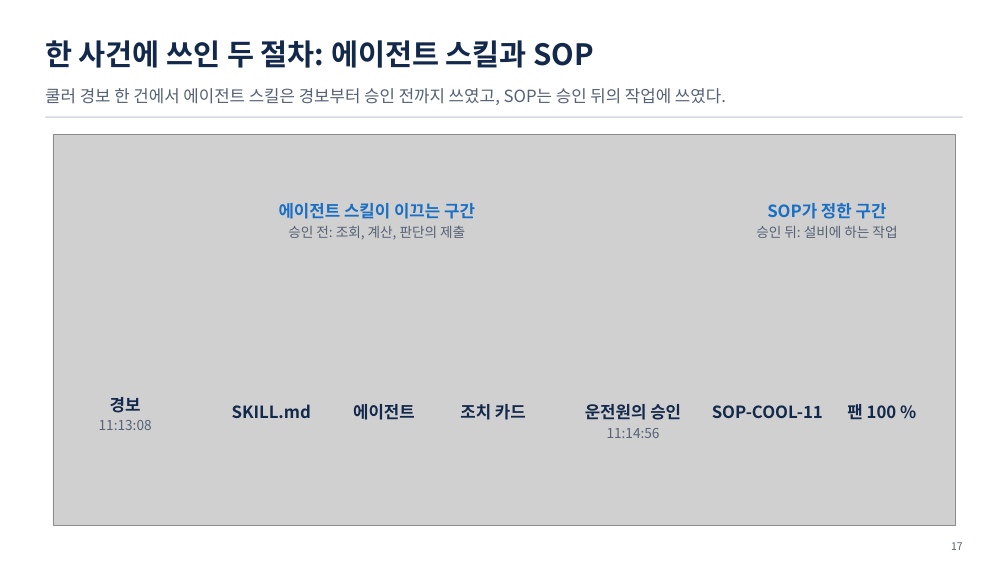
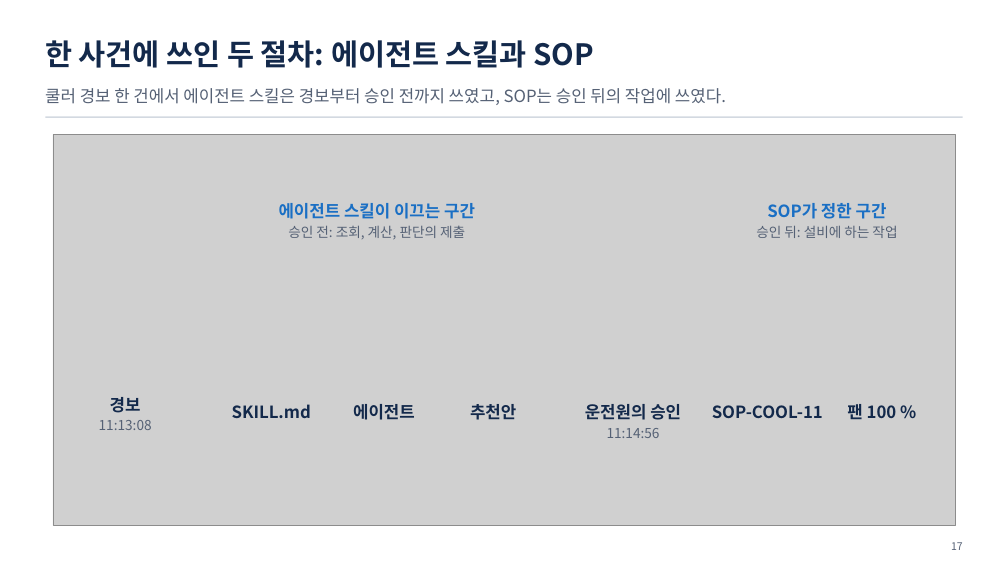
Before and after one commit to uengine-oss/hyd-iot-edu, a slide deck: slide 17 of docs/교재/통합반/06일차/통합반_06일차.pptx. Drawn at 1008x567 pixels with LibreOffice and Linux fonts; fonts in the diff are those of the drawing; grey boxes stand for pictures. Boxes give left, top, right and bottom in pixels: in the first picture for what was removed or moved away, otherwise in the second. Text is boxed around its words. In the diff, an @@ line names an element or a change of style, - is before the commit and + after.

```diff
--- a/docs/교재/통합반/06일차/통합반_06일차.pptx
+++ b/docs/교재/통합반/06일차/통합반_06일차.pptx
@@ text at (x1=470, y1=404, x2=516, y2=420): text changed @@
-조치 카드
+추천안
```
Also in this commit, not shown: 5 other slides changed, 5 other files.
